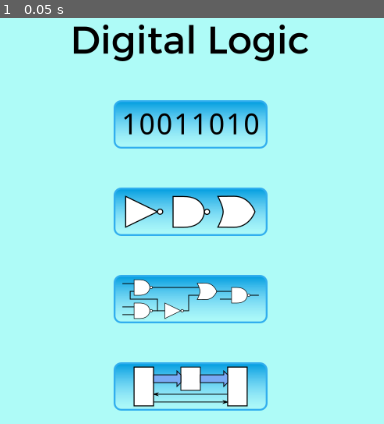
Above: before the commit, frame 1.
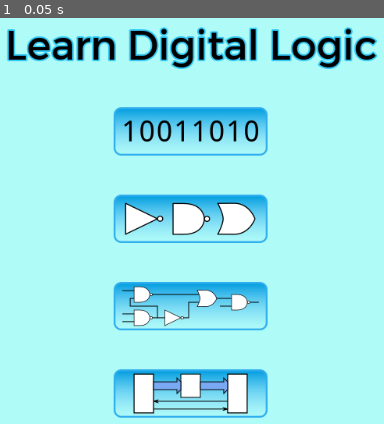
Above: after the commit, the same moment.

Repository: andrew-wilkes/digital-logic
Game: Godot game, scene res://Main.tscn
Two runs of this game, one before a commit and one after it. Both use one fixed random seed, a clock stepped at 60 frames per second and the inputs below.
Inputs:
- Up to frame 1 (0.05 s): no input

The runs differ from the first frame. In frame 1, 19% of the frame differs, in the area x 1-99%, y 1-99%.

Commit message:
Use text for game Title

Diff:
--- a/game/Main.tscn
+++ b/game/Main.tscn
@@ -1,11 +1,18 @@
-[gd_scene load_steps=7 format=2]
+[gd_scene load_steps=8 format=2]
 
 [ext_resource path="res://Main.gd" type="Script" id=1]
-[ext_resource path="res://assets/title.png" type="Texture" id=2]
 [ext_resource path="res://assets/numbers.png" type="Texture" id=3]
 [ext_resource path="res://assets/projects.png" type="Texture" id=4]
 [ext_resource path="res://assets/circuits.png" type="Texture" id=5]
 [ext_resource path="res://assets/gates.png" type="Texture" id=6]
+[ext_resource path="res://assets/Montserrat-Regular.ttf" type="DynamicFontData" id=7]
+
+[sub_resource type="DynamicFont" id=1]
+size = 52
+outline_size = 2
+outline_color = Color( 0.207843, 0.792157, 0.968627, 1 )
+use_filter = true
+font_data = ExtResource( 7 )
 
 [node name="Main" type="CenterContainer"]
 anchor_right = 1.0
@@ -16,52 +23,54 @@
 }
 
 [node name="VBox" type="VBoxContainer" parent="."]
-margin_left = 362.0
-margin_top = 52.0
-margin_right = 662.0
-margin_bottom = 547.0
+margin_top = 44.0
+margin_right = 750.0
+margin_bottom = 556.0
 custom_constants/separation = 50
 
-[node name="Title" type="TextureRect" parent="VBox"]
-margin_right = 300.0
-margin_bottom = 47.0
-texture = ExtResource( 2 )
+[node name="Label" type="Label" parent="VBox"]
+margin_right = 750.0
+margin_bottom = 64.0
+custom_fonts/font = SubResource( 1 )
+custom_colors/font_color = Color( 0, 0, 0, 1 )
+text = "Learn Digital Logic"
+align = 1
 
 [node name="Numbers" type="TextureButton" parent="VBox"]
-margin_left = 51.0
-margin_top = 97.0
-margin_right = 248.0
-margin_bottom = 159.0
+margin_left = 276.0
+margin_top = 114.0
+margin_right = 473.0
+margin_bottom = 176.0
 hint_tooltip = "Numbers"
 size_flags_horizontal = 4
 size_flags_vertical = 0
 texture_normal = ExtResource( 3 )
 
 [node name="Gates" type="TextureButton" parent="VBox"]
-margin_left = 51.0
-margin_top = 209.0
-margin_right = 248.0
-margin_bottom = 271.0
+margin_left = 276.0
+margin_top = 226.0
+margin_right = 473.0
+margin_bottom = 288.0
 hint_tooltip = "Gates"
 size_flags_horizontal = 4
 size_flags_vertical = 0
 texture_normal = ExtResource( 6 )
 
 [node name="Circuits" type="TextureButton" parent="VBox"]
-margin_left = 51.0
-margin_top = 321.0
-margin_right = 248.0
-margin_bottom = 383.0
+margin_left = 276.0
+margin_top = 338.0
+margin_right = 473.0
+margin_bottom = 400.0
 hint_tooltip = "Circuits"
 size_flags_horizontal = 4
 size_flags_vertical = 0
 texture_normal = ExtResource( 5 )
 
 [node name="Projects" type="TextureButton" parent="VBox"]
-margin_left = 51.0
-margin_top = 433.0
-margin_right = 248.0
-margin_bottom = 495.0
+margin_left = 276.0
+margin_top = 450.0
+margin_right = 473.0
+margin_bottom = 512.0
 hint_tooltip = "Projects"
 size_flags_horizontal = 4
 size_flags_vertical = 0
Not shown, added: social/Screenshot_2020-04-12_21-20-09.png
Not shown, added: social/Screenshot_2020-04-12_21-30-49.png
